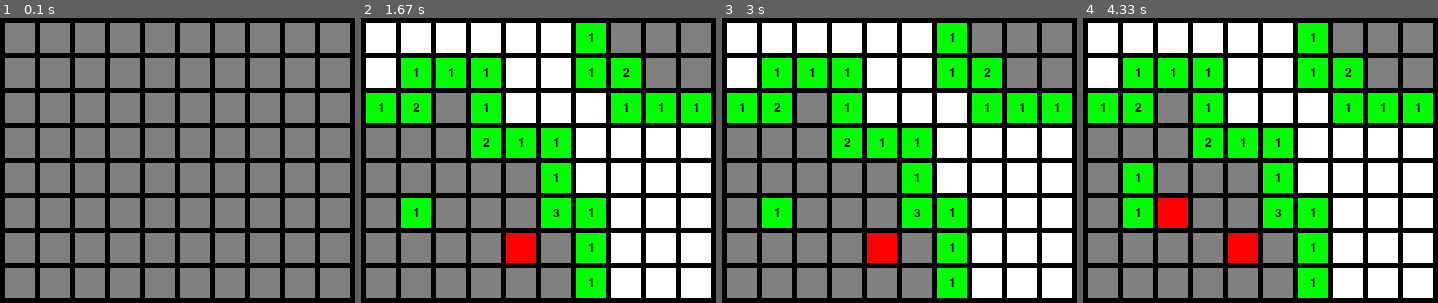
Above: before the commit, frames 1-4 (left to right).
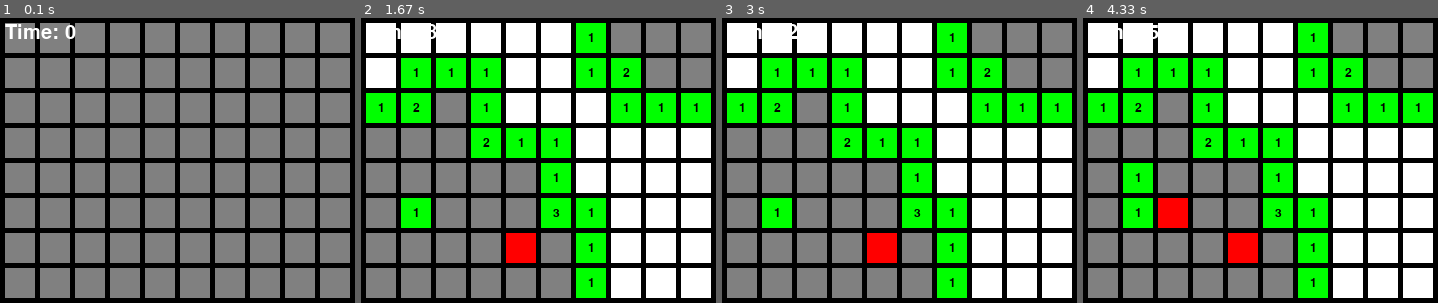
Above: after the commit, the same moments.

Repository: tferretti02/minesweeper
Game: pygame game, started from src/pygame_script.py
Two runs of this game, one before a commit and one after it. Both use one fixed random seed, a clock stepped at 60 frames per second and the inputs below.
Inputs (mouse positions are in pixels of both pictures, inside the frame that each line leads up to):
- Up to frame 1 (0.1 s): no input
- Up to frame 2 (1.67 s): click (652, 151) at 0.38 s; click (428, 226) at 0.72 s; right-click (520, 234) at 1.55 s
- Up to frame 3 (3 s): no input
- Up to frame 4 (4.33 s): click (1143, 189) at 3.22 s; right-click (1175, 208) at 4.05 s

The runs differ from the first frame. In frame 1, 0.5% of the frame differs, in the area x 1-22%, y 2-8%; in frame 2, 0.1%; in frame 3, 0.1%; in frame 4, less than 0.1%.

Commit message:
add timer

Diff:
--- a/src/pygame_script.py
+++ b/src/pygame_script.py
@@ -79,10 +79,6 @@
 # Update the display
 pygame.display.update()
 
-# Run the game loop
-revealed = [[False for j in range(num_cols)] for i in range(num_rows)]
-game_over = False
-
 
 def reveal_square(i, j):
     # Reveal the square at (i, j)
@@ -118,6 +114,18 @@
         grid_surface.blit(text_surface, text_rect)
 
 
+# Initialize the timer
+timer = 0
+
+# Set up the font for the timer text
+timer_font = pygame.font.Font(None, 18)
+
+# Create a text surface for the timer
+timer_text = timer_font.render("Time: " + str(timer), True, WHITE)
+
+# Run the game loop
+revealed = [[False for j in range(num_cols)] for i in range(num_rows)]
+game_over = False
 while not game_over:
     for event in pygame.event.get():
         if event.type == pygame.QUIT:
@@ -155,10 +163,24 @@
                     if not flagged[i][j]:
                         # Reveal the square and its neighbors
                         reveal_square(i, j)
+
+    # Increment the timer
+    timer += pygame.time.get_ticks() / 1000
+
+    # Set up the font for the timer text
+    timer_font = pygame.font.Font(None, 30)
+
+    # Create a text surface for the updated timer value
+    timer_text = timer_font.render("Time: " + str(int(timer)), True, WHITE)
+
     # Blit the grid surface to the screen
     screen.fill(BLACK)
     screen.blit(grid_surface, ((width - grid_width) //
                 2, (height - grid_height) // 2))
+
+    # Blit the timer text onto the game screen
+    screen.blit(timer_text, (grid_padding, grid_padding))
+
     # Update the display
     pygame.display.update()
 
